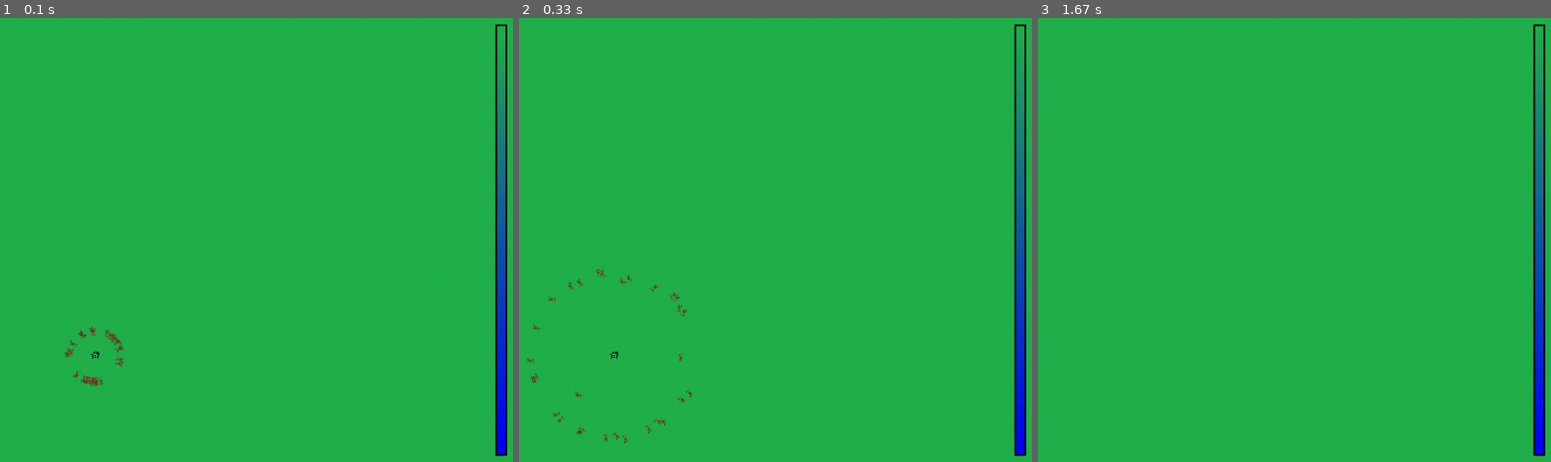
Above: before the commit, frames 1-3 (left to right).
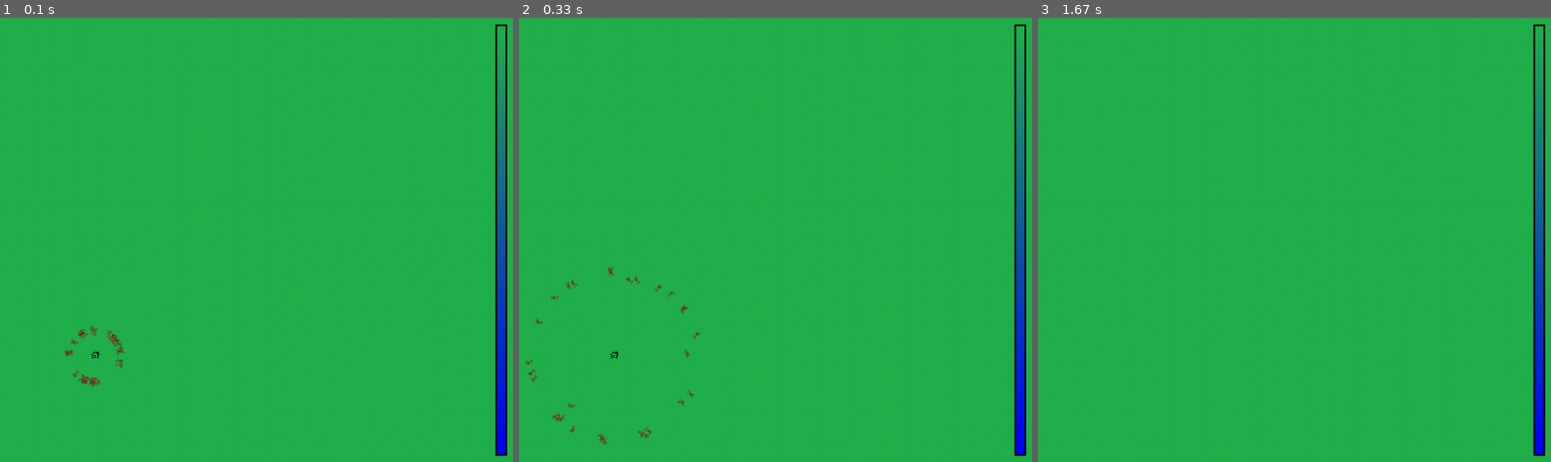
Above: after the commit, the same moments.

Repository: Rhahi/chaoticants
Game: pygame game, started from src/main.py
Two runs of this game, one before a commit and one after it. Both use one fixed random seed, a clock stepped at 60 frames per second and the inputs below.
Inputs (mouse positions are in pixels of both pictures, inside the frame that each line leads up to):
- Up to frame 1 (0.1 s): no input
- Up to frame 2 (0.33 s): no input
- Up to frame 3 (1.67 s): hold D 0.33-0.8 s; move the mouse to (1094, 382) at 0.37 s

The runs differ from the first frame. In frame 1, 0.2% of the frame differs, in the area x 12-25%, y 69-84%; in frame 2, 0.5%, in the area x 1-36%, y 56-97%; in frame 3, nothing differs.

Commit message:
change random function to be similar to logistic map. Prevent self.turning from being 0.

Diff:
--- a/src/ant.py
+++ b/src/ant.py
@@ -125,6 +125,7 @@
         # states of the ant
         self.heading = np.random.rand()
         self.turning = np.random.rand()
+        while self.turning == 0: self.turning = np.random.rand()
         self._create_state("position", np.array(nest.position))
         self._create_state("food", 0)
         self.mode = AntModes.searching
@@ -172,7 +173,7 @@
 
         # intermediate heading.
         c_base = self.turning * 4 / self.chaotic_constant - 0.5
-        r_base = np.random.rand() - 0.5
+        r_base = antmath.random() - 0.5
         h_base = antmath.mix([c_base, 1-self.nest.noise], [r_base, self.nest.noise]) / 10 # division limits the maximum angle
         self.heading += h_base # prenoise
 
--- a/src/antmath.py
+++ b/src/antmath.py
@@ -1,8 +1,8 @@
 import numpy as np
 from scipy.spatial.transform import Rotation as R
+from scipy import stats
 
 sniffmatrix = None
-trailmatrix = None
 
 """
     Directional reference:
@@ -147,7 +147,41 @@
     sniffmatrix = f
     return f
 
+antmath_random = None
+antmath_samples = 1000
+def __prepare_random():
+    def logistic(x):
+        return 4*x*(1-x)
+
+    samples = 1000 #squared in the final result
+    init = np.linspace(0,1,samples+2)[1:-1] #exclude first and last
+    data = np.zeros((samples,samples))
+    data[0] = init
+    for i in range(samples-1):
+        data[i+1] = logistic(data[i])
+
+    h, b = np.histogram(data.reshape((samples**2,1)), bins=antmath_samples)
+    xk = tuple(b[:-1]+0.5)
+    pk = tuple(h/np.sum(h))
+
+    global antmath_random
+    antmath_random = stats.rv_discrete(name="custm", values=(range(len(pk)), pk))
+
+def random():
+    if not antmath_random:
+        __prepare_random()
+
+    res = antmath_random.rvs(size=1)
+    return res[0]/antmath_samples
+
 if __name__ == "__main__":
+    testlist = []
+    for i in range(10000):
+        testlist.append(random())
+    import matplotlib.pyplot as plt
+    plt.hist(testlist, bins=1000)
+    plt.show()
+    """
     a = np.zeros((50,50))
     b = np.zeros((50,50))
     c = np.zeros((50,50))
@@ -161,3 +195,4 @@
     for i in range(50):
         c[i,i] += 10
     print(detect_straight_line(c), 1/8)
+    """
--- a/src/main.py
+++ b/src/main.py
@@ -50,7 +50,9 @@
     sniff_radius = 50
     antmath.build_antmath_matrix(sniff_radius*2, sniff_radius*2)
 
-    colony = Colony(realm=realm, nest_position=(500,500), starting_ants=30, chaotic_constant=4, sniff_radius=sniff_radius)
+    colony = Colony(realm=realm, nest_position=(500,500),
+        starting_ants=30, chaotic_constant=4, noise=0.2,
+        sniff_radius=sniff_radius)
     colonies = [colony] # there is only one colony for now.
 
     #spawn_random_food(realm, count=200) #uncomment this line to use random food distribution.
